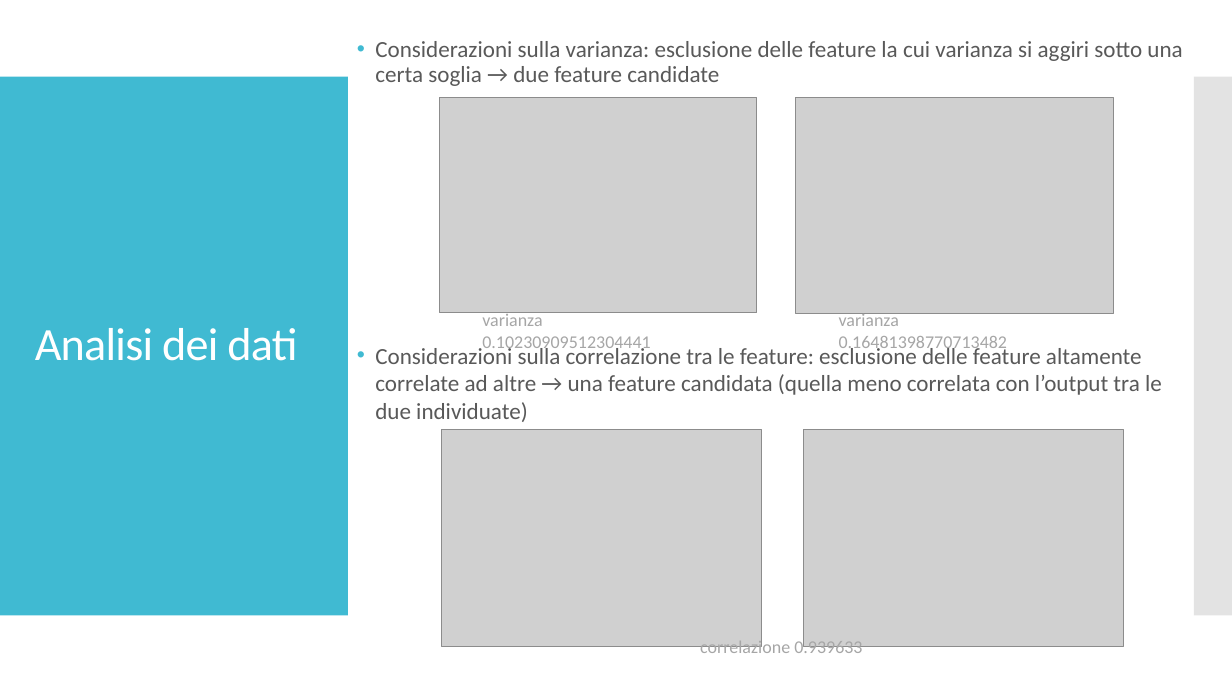
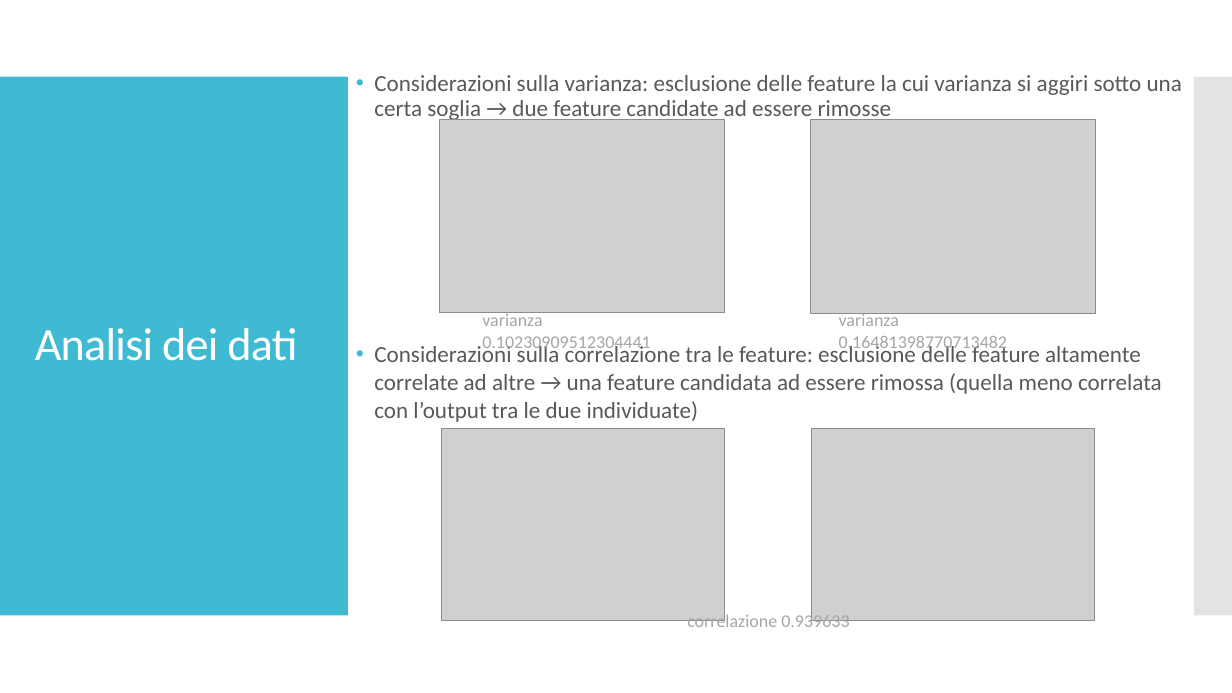
Before and after one commit to gianlubiscotto/Data-Analysis-and-Data-Mining, a slide deck: slide 5 of slide.pptx (slide 4 before the commit). Drawn at 1232x693 pixels with LibreOffice and Linux fonts; fonts in the diff are those of the drawing; grey boxes stand for pictures. Boxes give left, top, right and bottom in pixels: in the first picture for what was removed or moved away, otherwise in the second. Text is boxed around its words. In the diff, an @@ line names an element or a change of style, - is before the commit and + after.

```diff
--- a/slide.pptx
+++ b/slide.pptx
@@ text at (374,75,1182,422): text changed @@
-• Considerazioni sulla varianza: esclusione delle feature la cui varianza si aggiri sotto una certa soglia → due feature candidate
-• Considerazioni sulla correlazione tra le feature: esclusione delle feature altamente correlate ad altre → una feature candidata (quella meno correlata con l’output tra le due individuate)
+• Considerazioni sulla varianza: esclusione delle feature la cui varianza si aggiri sotto una certa soglia → due feature candidate ad essere rimosse
+• Considerazioni sulla correlazione tra le feature: esclusione delle feature altamente correlate ad altre → una feature candidata ad essere rimossa (quella meno correlata con l’output tra le due individuate)
@@ picture: place and size @@
-picture at (440,97,758,313)
+picture at (440,119,725,313)
@@ picture: place and size @@
-picture at (796,97,1114,313)
+picture at (811,120,1096,314)
@@ picture: place and size @@
-picture at (442,430,762,647)
+picture at (442,428,725,620)
@@ picture: place and size @@
-picture at (803,430,1123,647)
+picture at (812,428,1095,620)
@@ text "correlazione 0.939633": place and size @@
-text "correlazione 0.939633" at (700,639,862,653)
+text "correlazione 0.939633" at (687,612,849,627)
```
Also in this commit, not shown: 2 other slides changed, 6 slides added, 1 slide removed, 4 other files.
